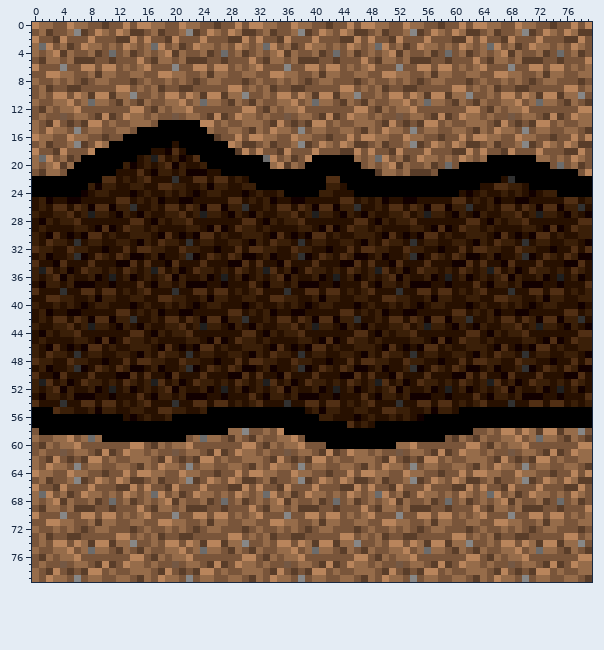
Edited in one commit: sprite sheet (assets/map/hor.png). That is the earlier state.
The file is 80x80 pixels. Colours within 5 levels of each other are drawn and written as one.
The result:
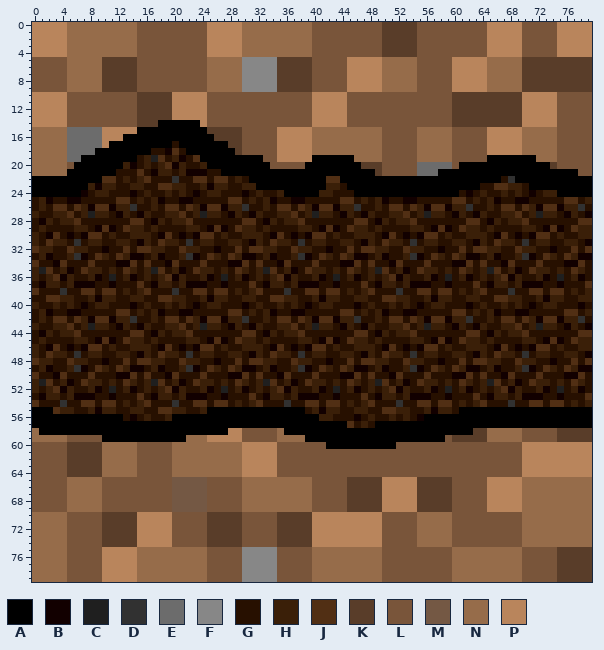
Palette (. is transparent): A #000000  B #120000  C #1f1f1f  D #313131  E #6c6c6c  F #878787  G #271000  H #3a1f08  J #512f14  K #593d29  L #79553a  M #745844  N #966c4a  P #b9855c
The exact change:
Changed rows in their new state; - is an unchanged pixel.
first column x 0:
 0 -PPPPN--NNNNNNNLLLL--LLL-PPPP-NNN--NNN----L--L-LLLKKKKKL--L--L-LLPPPP-LL--LPP-P-
 1 PPPPP-NNNN-NN-NL-LL--LLL--PP-PNNN-NNN-NN-LL-LLLL-L-KKKKL-LL-LLLL-PPPPPLL-LLP-PPP
 2 -PPP-NNNNNNNNNN-L--LL---LPPPPPNNNNNNNNNNL---LLL-L-K-KKK-L---LLL-LPPP-P--L--PPP-P
 3 PP-PPNNN--N-NN--LLL-LL-LLPPPP--N-NNN-NNNLL-L-LL-LLKKK-KLLL-L-LL-LP-PPP-LLL-PP-PP
 4 PPP-P-NN-NNNN-N-L-LLLL--LPPPPPNN-N-NN-NNLL-L-LL-L-KK-KK-LL-L-LL-LPP-PP--LL-PPPPP
 5 -LLL--NNNNK-KKKL-LLL-LLLLNNNNNFFFFFKKK--L--L-PP-PP--N-NLL--LPPP-PN--N----KK-KKKK
 6 L---LNNNNNKKKKKLL---L--LLNNNN-FFFFFKKKKKL-LL-PPP-PNNNNNLL-LLPPPP-NNNNNKKKKKKKKKK
 7 --LLL-NN-NKKKKKL--LLLL--LN--NNFFFFFKKKKKLLLL-PPPPPNN--N-LLLLPPPPPNNN--KKK-KKKKKK
 8 L--L--NNN-KKKK--L--L-L-L---NNNFFFFFKKKK--LL--PPPPPN-N-NL-LL-PPPPPNN-N-K-KKKKKK-K
 9 -LL--NNNNNKKKKKL-LL--LL--NNNNNFFFFFKK--K----L-PPPPNNNNN-------PPP-NNNN-KKKKKKKKK
10 PPP---LLLLLLLLLKKKKK-P-PPLLLLLL--L-LL-LLP--PPLL--L-LL-LLLLLLKKKKKKKKKK-PP--LLLL-
11 PPPPPL-LLLL-LL--KKKKP-PPPLL-LL-LL--LLL-LPPPPPL-LL--LLL-LLLL--KK-KKKKKKPPPPP-LL-L
12 PPPPPLL-------LKK-KKPP-PP-----LL-LL-LLL-PPPPP-LL-LL-LLL-----KKKKK-KKKK-PPPP---LL
13 PPPPP-LL-LLL-LLKKKKKPPPPPLLL-LLL-L--L-LLPP-PPLLL-L--L-LL-LLLKKKKKKKKKKPPPP-L-LLL
14 PPP-PL-LLL-L--LKKK-------L-L--LLL-LL-L-L--PPP-LLL-LL-L-LLL-LKKKKKK-KK-PP--PL--LL
15 -NN--EEEEEPPPPP----------KKKKK-LL-LPPPPP--NN--NN-NLLL-LN--NNLL-LLP-PPPNN--N-LL-L
16 N--NNEEEEEPPP--------------KKK-LLLLPP-PPNNNNNNNNN-L--LL-NNNN-L-LLPPPP---NNN--L-L
17 N-NNNEEEEEP-----------------KKLL-LLPPPPPNN-NN-NNN-L--LLNNN-NLLLL-PPPPPNNNN--LLLL
18 NNNNNEEEE---------------------L-L--P-PPPNNNNNNNNNN-LL--NNNNNLLL-LPPP-PNNNNN-LLL-
19 -NNN-EE--------------------------LLPPPP--------N-NL-LL-N--N--LL-L---------NL-LL-
20 -N-NNL----------------------------LLLL---------KKKLLLL-EEEE---------------KL-LL-
21 NN--N---------------------------------------------LL-LLEEE---------------------L
first column x 0:
58 N---------------------------PPL--L-N---------------------------KK-NNNNLLLLL-KKKK
59 -NN--L-LLL------------N-NPPPPP-LL----NN----------------------KK-KNN--N-LLLLK-KK-
60 -LL-LKKKKKNNNNNL-LL---NNNNNNNN--PPP-LLL-------------LLL-------LL-LL-LL-PPPPPPP--
61 -L--LKKKK-NNNN-L-L--NN--NNNNNNPPPPP-L-LL-LLL-LLL-L--L-LL-LLL-LLL-L--L-PPPP-PP-PP
62 L-LL--K-KKN-NN-LL-LLNNNNNNN-NNPPPPPL-L-LLL-L--LLL-LL-L-LLL-L--LLL-LL-LPP--PPPPPP
63 L-LLLKKKKKNN--NLL-LL-NNN--NN--PPPP-LL-L-LL--LL-LL-LLL-L-LL--LL-LL-LLL-PPPPPPPPPP
64 LLL--KKKKKNNNNNLLLL-NN--NNNNNNP--PP--LLL--L--L-LLLL--LLL--L--L-LLLL--LPPPPPPP-P-
65 -LL---NNNNL-LLLL-LL-MMMMMLL-LLNNN-NNN-NN-LL-LK--KKPPPPP-KKKKLLLL-PPPPPNNNN-NN-NN
66 L--LLNNNNN--LLL-L--LMMMMM---LLNNNNNNNNNNL---L-KKKKPP-PPKKKKKLLL-LPPP-PNNNNNNNNNN
67 LLL-LNNN---L-LL-LLL-MMMMML-L-L-N-NNN-NNNLL-L-KKKKK-PPPPKKKKK-LL-LP-PPPNN--N-NN-N
68 L-LLL-NN-N-L-LL-L-LLMMMMML-L-LNN-N-NN-NNLL-L-K-KKKP-PPPKK-KK-LL-LPP-PPNN-NNNN-NN
69 -LLL--NNNN-L---L-LLLMMMMM--L--NNNN--N-NNL--L-KKKK-PPPPP--KK----L-PPPPPNNNNNNNNNN
70 NNNNN--LL-KKKKKP-PPPL--LLKKKKK-LL--KKKKK-P--PPPP-P--L--NNNNN-L-LL---L-NNNNNNN-N-
71 NNNN-L--LLKKKKKPPP--LL--L-KKKKLL--LKKKKKPPPPPPPPPPLLLL-N-N----LL--LLLLNN-N--NN--
72 -NN-NL-L-LKKKK-PPPPP-L-L-KKKKKL-L--KKKK-PPPPPPPPPP-L-L-NN--N--L-L--L-LNNN--NNNNN
73 N-NNNLL---KKKKKPPPPP-LL--KKKKK-L-LLKK--KPPPP--PPPPL--LLNNNNNLL-L-LL--LNNNNNNNNN-
74 N-NNN-LLLLK-KKKPPPP-L-LLLKK-KKL--L-KKKKKP--PPPPPPP-LL-L-NNNNLLL--L-LL-N-NNNN--NN
75 -NN--L-LLLPPPPPN-NN--NN-NLL-LLFFFFFLLL-LN--NN-NN-N-LLL-LLLL-N-NN-NN--N-LLLLK-KK-
76 NN-N-LL---PPPP-NNN-N--NNN-----FFFFF-LLL-NNNNNNNNNNL-LLL-----NNNNNN-N--L----KKKKK
77 N-NNN-LL-L-PP-P-N-NNNN--NLLL-LFFFFF-L-LLNNNNNN--N---L-LL-LLLNN--N-NNNNLL-LL-KKKK
78 -NNNNL-LLLPPPPP--NNNNNNNNL-L--FFFFFL-L-LNNN-NN---NLL-L-LLL-LNN---NNNNN-LLL-KKKKK
79 -NN---L-LLPPPPPN-NN--NNN-L--LLFFFFFLL-L---NN--NN-NLLL-L-LL----NN-NN--NL-LL-KKKK-
Where, in picture pixels (left, top, right, bottom), the same in both pictures:
changed: (32, 22, 592, 176)
changed: (32, 428, 592, 582)
